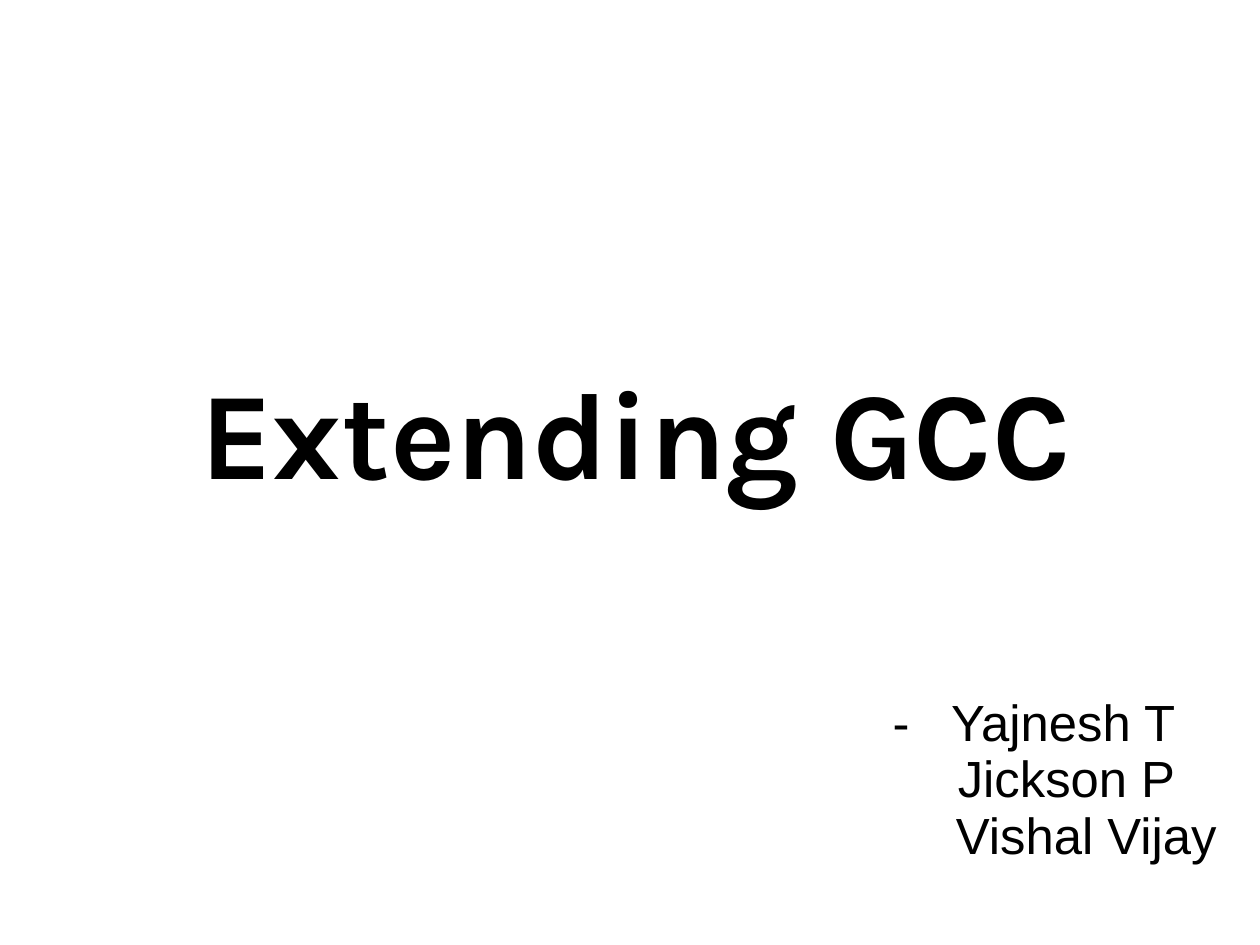
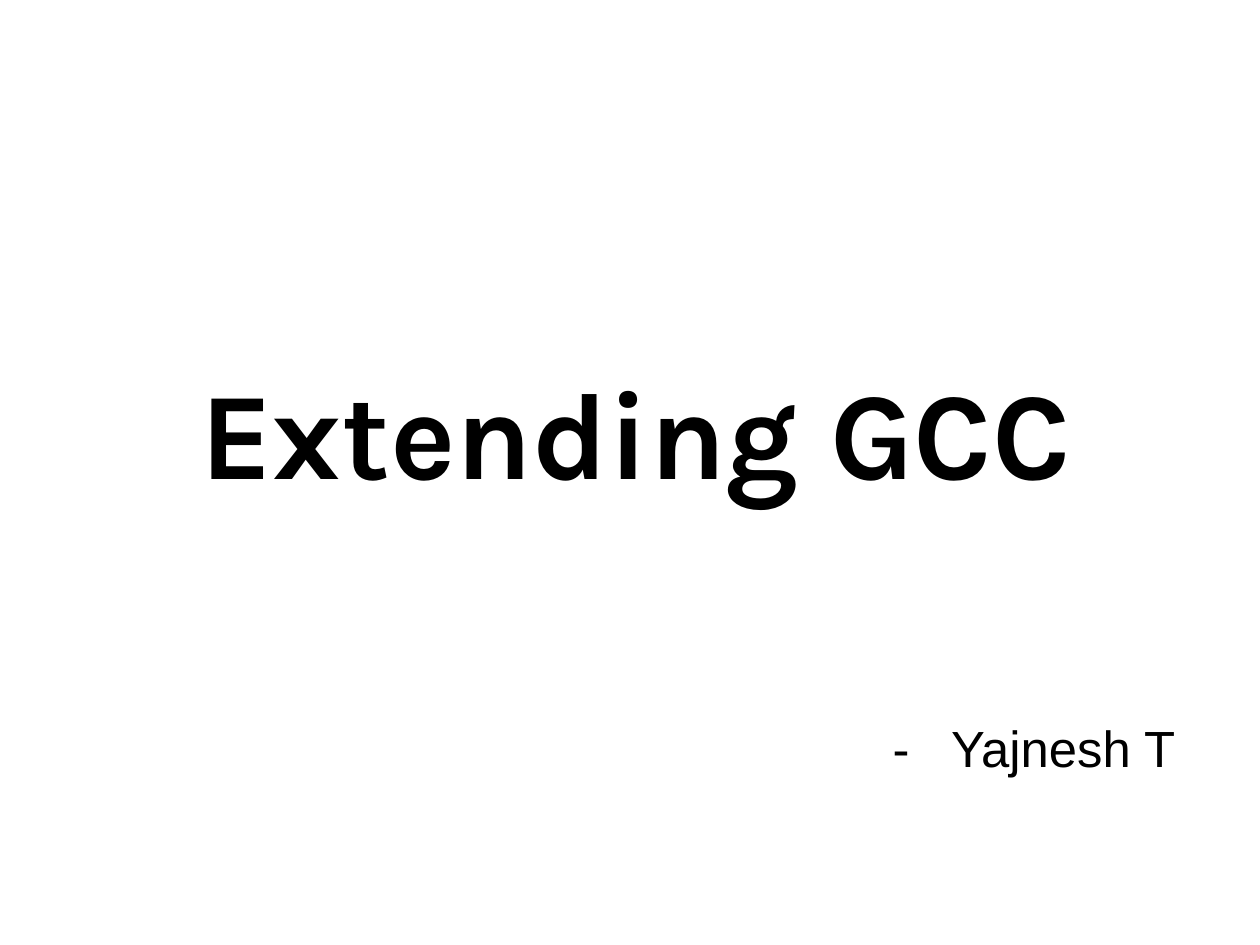
Before and after one commit to yajnesh/Automatic-Paralleization, a slide deck: slide 1 of extending_gccv1_1.ppt. Drawn at 1260x945 pixels with LibreOffice and Linux fonts; fonts in the diff are those of the drawing; background and template pictures are left out. Boxes give left, top, right and bottom in pixels: in the first picture for what was removed or moved away, otherwise in the second. Text is boxed around its words. In the diff, an @@ line names an element or a change of style, - is before the commit and + after.

```diff
--- a/extending_gccv1_1.ppt
+++ b/extending_gccv1_1.ppt
@@ text at bbox=[951, 730, 1175, 777]: text changed @@
-- Yajnesh T
-Jickson P
-Vishal Vijay
+- Yajnesh T
```
Also in this commit, not shown: 3 other slides changed.
